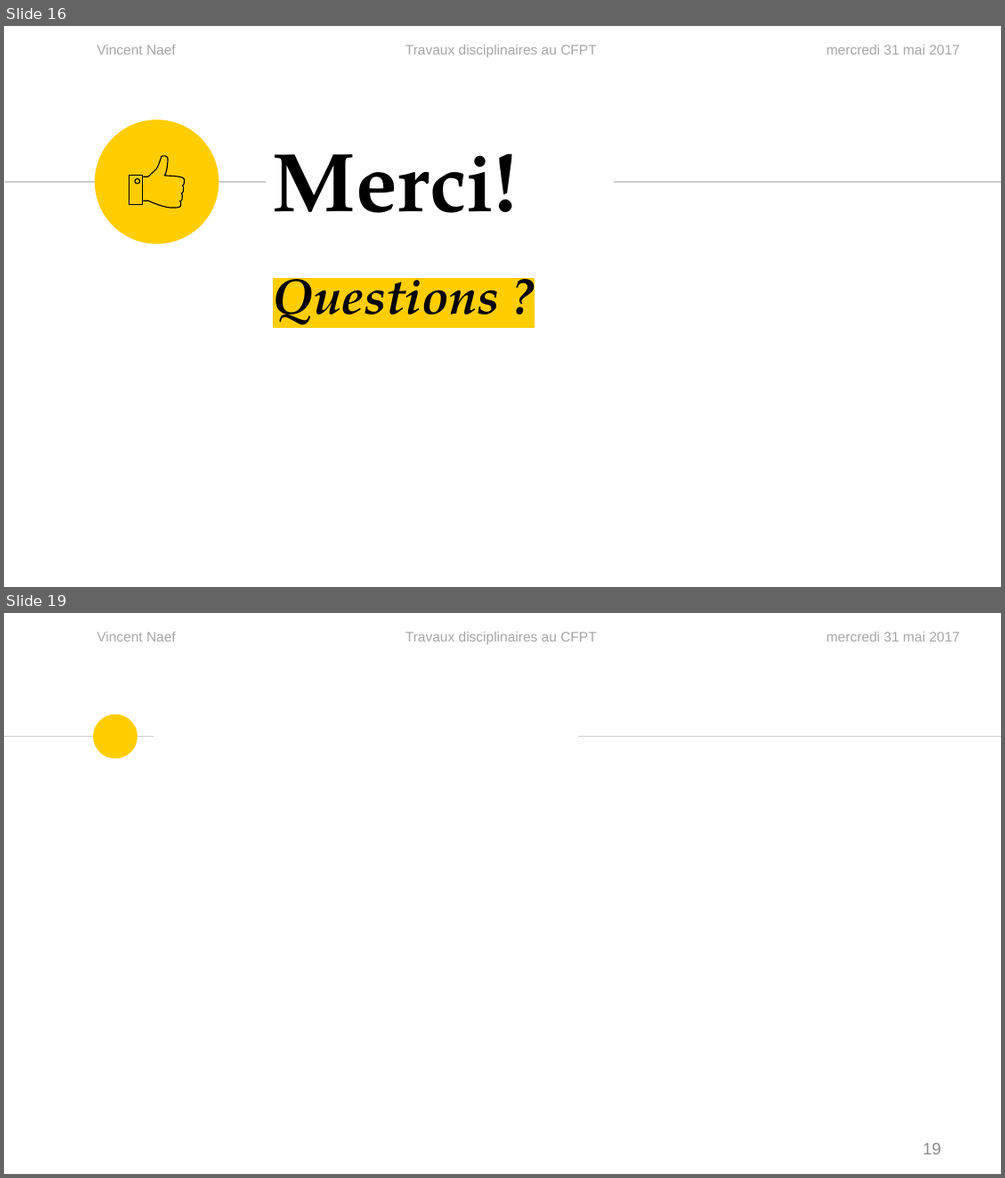
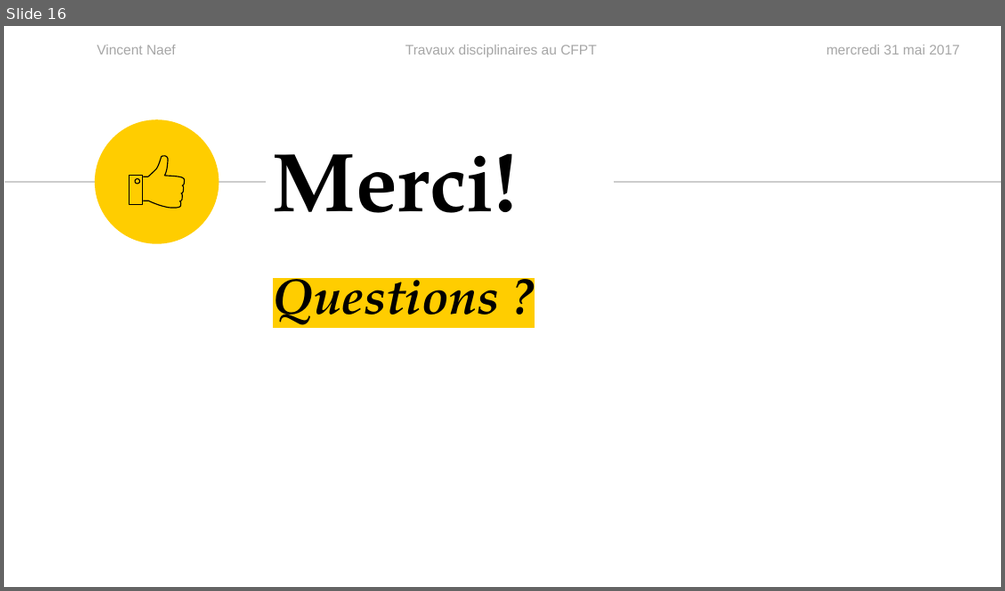
Before and after one commit to vinelo/TPI, a slide deck: Présentation/PresentationTPI.pptx. Shown one above the other, each under a label of ours: slides 16 and 19 before the commit, slide 16 after it; the slides between them are not shown. The pictures are 1005x1178 and 1005x591 pixels, drawn with LibreOffice and Linux fonts; fonts in the diff are those of the drawing. Boxes give left, top, right and bottom in pixels: in the first picture for what was removed or moved away, otherwise in the second. Text is boxed around its words. In the diff, an @@ line names an element or a change of style, - is before the commit and + after.

```diff
--- a/Présentation/PresentationTPI.pptx
+++ b/Présentation/PresentationTPI.pptx
@@ slide 19 removed at bbox=[4, 613, 1001, 1174], background #FFFFFF; not listed: 3 template elements that a slide beside it also shows @@
@@ ellipse removed at bbox=[93, 714, 137, 759] @@
@@ line removed from (4, 737) to (154, 737) @@
@@ line removed from (578, 737) to (1001, 737) @@
@@ page number removed at bbox=[922, 1143, 941, 1154] @@
-19
```
Also in this commit, not shown: 1 slide changed, 43 other slides removed, 1 other file.
